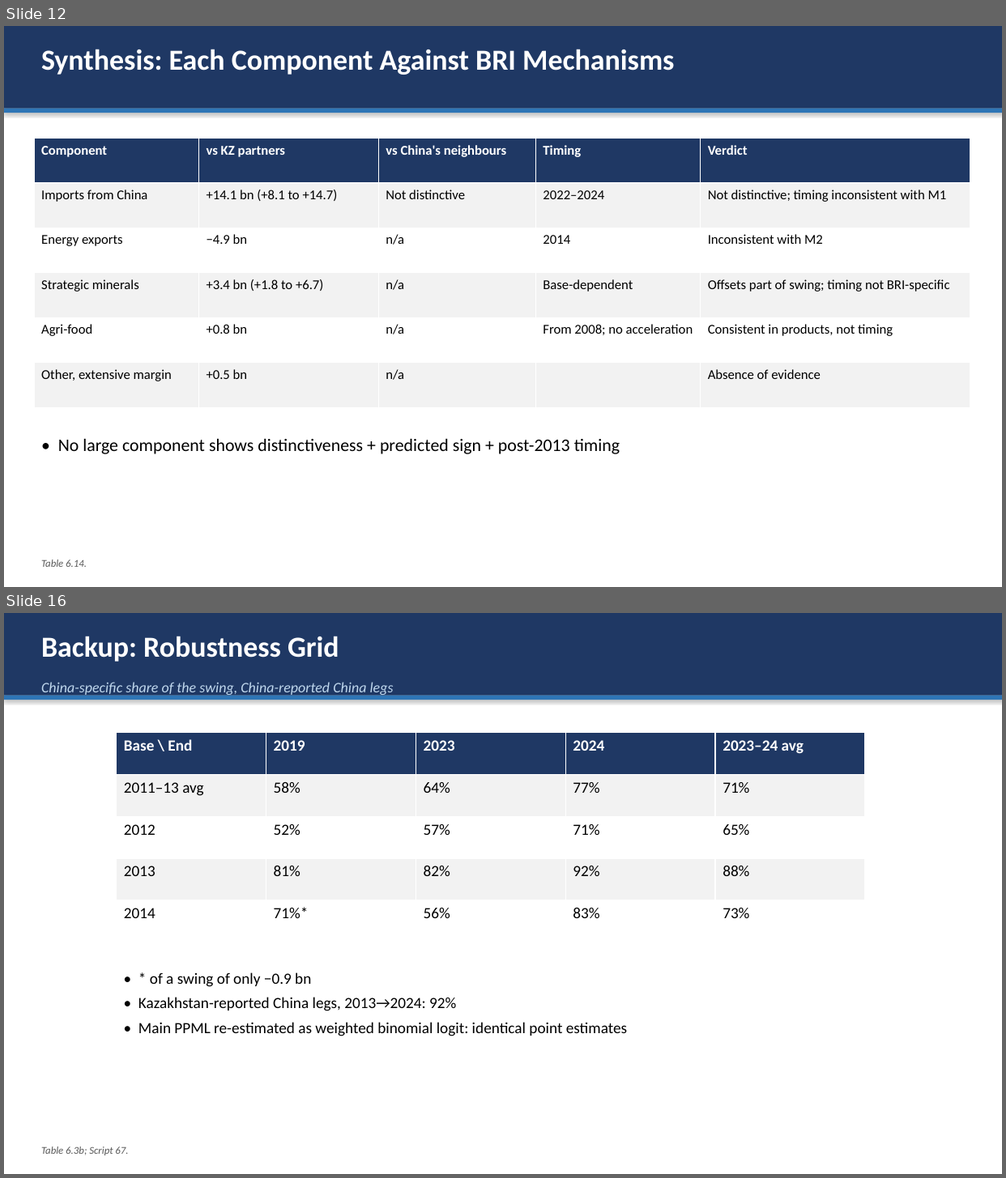
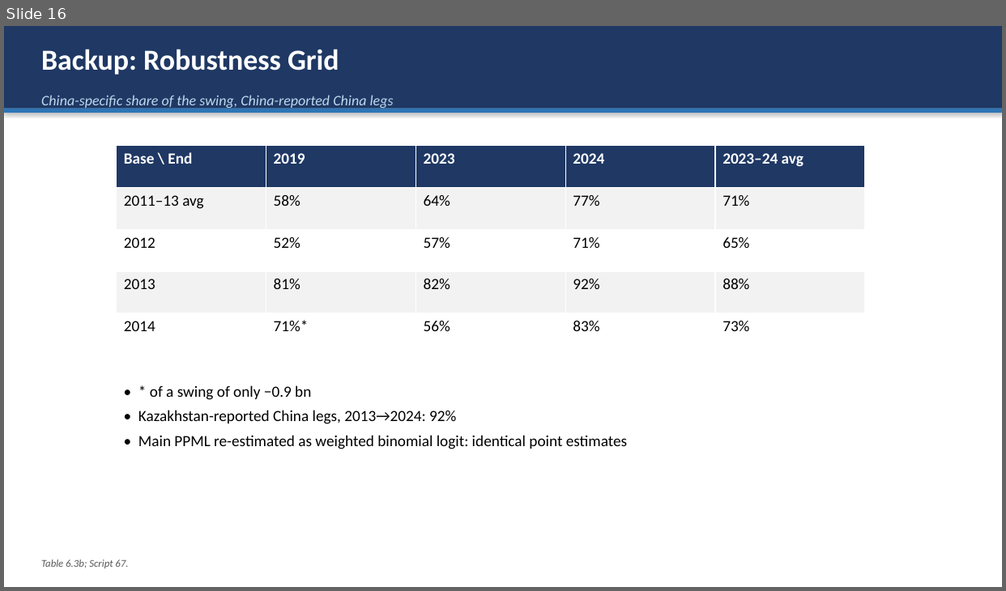
Before and after one commit to omirbeknikar-ship-it/dissertation-final, a slide deck: Paper/defense_presentation.pptx. Shown one above the other, each under a label of ours: slides 12 and 16 before the commit, slide 16 after it; the slides between them are not shown. The pictures are 1006x1178 and 1006x591 pixels, drawn with LibreOffice and Linux fonts; fonts in the diff are those of the drawing. Boxes give left, top, right and bottom in pixels: in the first picture for what was removed or moved away, otherwise in the second. Text is boxed around its words. In the diff, an @@ line names an element or a change of style, - is before the commit and + after.

Commit message:
Final validation: balance vs relationship, turnover, mechanism scorecard, dated milestones and alternative break years, extended comparators, narrowed conclusions; rewritten supervisor reply, slides and script

```diff
--- a/Paper/defense_presentation.pptx
+++ b/Paper/defense_presentation.pptx
@@ slide 12 removed at <box>4,26,1002,587</box>, background #FFFFFF @@
@@ rectangle removed at <box>4,26,1002,587</box> @@
@@ rectangle removed at <box>4,26,1002,109</box> @@
@@ text removed at <box>41,49,674,75</box> @@
-Synthesis: Each Component Against BRI Mechanisms
@@ rectangle removed at <box>4,109,1002,113</box> @@
@@ table removed at <box>34,139,970,408</box>, 6 rows, 5 columns @@
-Component | vs KZ partners | vs China's neighbours | Timing | Verdict
-Imports from China | +14.1 bn (+8.1 to +14.7) | Not distinctive | 2022–2024 | Not distinctive; timing inconsistent with M1
-Energy exports | −4.9 bn | n/a | 2014 | Inconsistent with M2
-Strategic minerals | +3.4 bn (+1.8 to +6.7) | n/a | Base-dependent | Offsets part of swing; timing not BRI-specific
-Agri-food | +0.8 bn | n/a | From 2008; no acceleration | Consistent in products, not timing
-Other, extensive margin | +0.5 bn | n/a |  | Absence of evidence
@@ text removed at <box>58,439,620,454</box> @@
-• No large component shows distinctiveness + predicted sign + post-2013 timing
@@ text removed at <box>41,560,87,567</box> @@
-Table 6.14.
```
Also in this commit, not shown: 12 slides changed, 3 slides added, 2 other slides removed, 26 other files.
